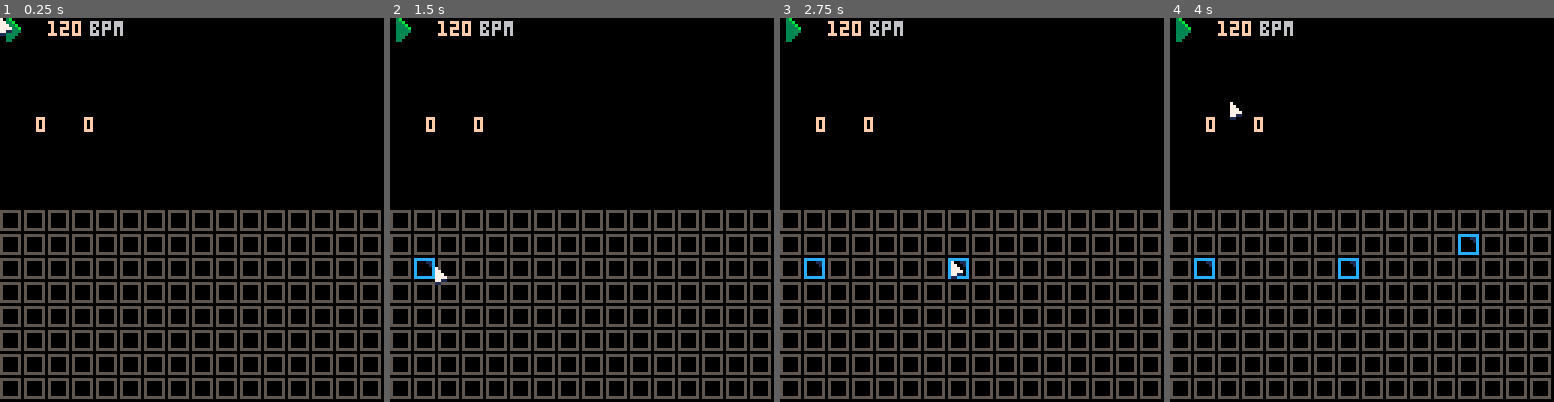
Above: before the commit, frames 1-4 (left to right).
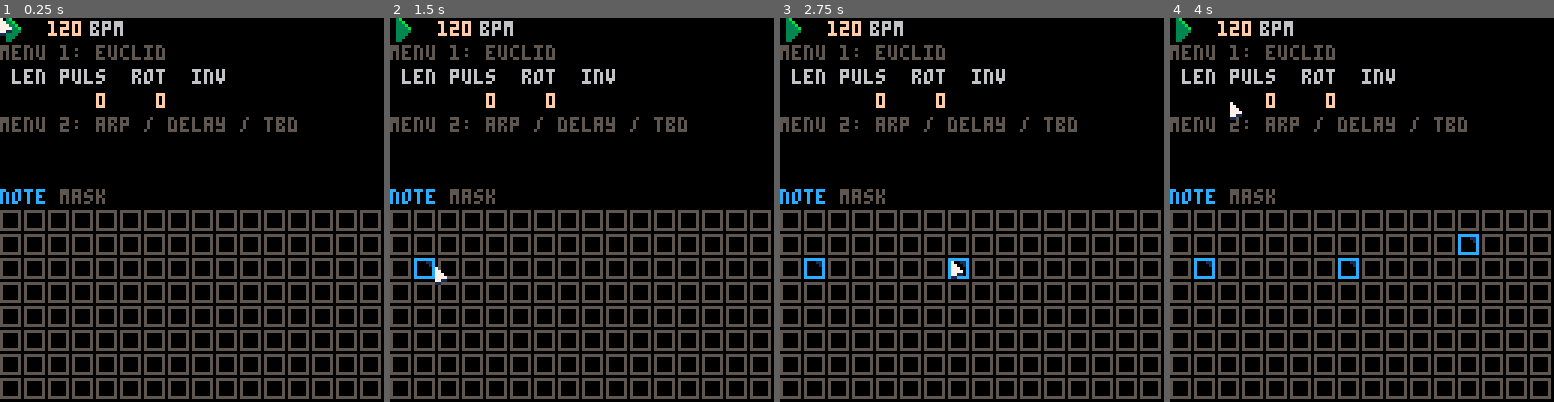
Above: after the commit, the same moments.

Repository: luchak/euclidean_arp
Game: PICO-8 cartridge demo.p8
Two runs of this game, one before a commit and one after it. Both use one fixed random seed, a clock stepped at 60 frames per second and the inputs below.
Inputs (mouse positions are in pixels of both pictures, inside the frame that each line leads up to):
- Up to frame 1 (0.25 s): no input
- Up to frame 2 (1.5 s): click (670, 121) at 0.67 s; click (436, 267) at 1.22 s
- Up to frame 3 (2.75 s): click (887, 114) at 1.77 s; click (952, 259) at 2.32 s
- Up to frame 4 (4 s): click (1404, 106) at 2.87 s; click (1465, 256) at 3.42 s; click (1231, 102) at 3.97 s

The runs differ from the first frame. In frame 1, 3.2% of the frame differs, in the area x 0-78%, y 7-49%; in frame 2, 3.2%; in frame 3, 3.2%; in frame 4, 3.2%.

Commit message:
Note masks, UI cleanup, etc.

Diff:
--- a/demo.p8
+++ b/demo.p8
@@ -16,12 +16,26 @@
  seq=seq_new(16)
  synth=synth_new()
 
+ local show_euclid_mask=false
+ local note_grid=note_grid_new()
+ local euclid_mask_grid=euclid_mask_grid_new()
+ local function set_show_euclid_mask(show)
+  show_euclid_mask=show
+  if show_euclid_mask then
+   ui_add(euclid_mask_grid)
+   ui_remove(note_grid)
+  else
+   ui_add(note_grid)
+   ui_remove(euclid_mask_grid)
+  end
+ end
+ set_show_euclid_mask(false)
+
  ui_add(toggle_new(
   0,0,2,3,
   function() return seq.playing end,
   function(x) seq:set_playing(x) end
  ))
- ui_add(note_grid_new())
 
  ui_add(num_spinner_new(
   16,0,15,3,60,200,0.2,1,
@@ -30,16 +44,33 @@
  ))
  ui_add(label_new(30,0,6,'bpm'))
 
+ ui_add(label_new(0,8,5,'menu 1: euclid'))
+ ui_add(label_new(4,16,6,'len'))
+ ui_add(label_new(20,16,6,'puls'))
+ ui_add(label_new(44,16,6,'rot'))
+ ui_add(label_new(64,16,6,'inv'))
  ui_add(num_spinner_new(
-  0,32,15,4,0,15,0.1,1,
+  20,24,15,4,0,16,0.1,1,
+  function() return seq.euclid_pulses end,
+  function(x) seq.euclid_pulses=x seq:euclid_gen() end
+ ))
+ ui_add(num_spinner_new(
+  40,24,15,4,-15,15,0.1,1,
   function() return seq.euclid_shift end,
   function(x) seq.euclid_shift=x seq:euclid_gen() end
  ))
 
- ui_add(num_spinner_new(
-  16,32,15,4,0,16,0.1,1,
-  function() return seq.euclid_pulses end,
-  function(x) seq.euclid_pulses=x seq:euclid_gen() end
+ ui_add(label_new(0,32,5,'menu 2: arp / delay / tbd'))
+
+ ui_add(text_toggle_new(
+  0,56,5,'note',12,'note',
+  function() return not show_euclid_mask end,
+  function(x) set_show_euclid_mask(not x) end
+ ))
+ ui_add(text_toggle_new(
+  20,56,5,'mask',9,'mask',
+  function() return show_euclid_mask end,
+  set_show_euclid_mask
  ))
 end
 
--- a/grid.p8.lua
+++ b/grid.p8.lua
@@ -1,4 +1,5 @@
 LONG_PRESS_FRAMES=30
+BLACK_KEYS=set({1,3,6,8,10})
 
 -- grid position is fixed
 function grid_new(get_color, press)
@@ -42,3 +43,26 @@
   end
  )
 end
+
+function euclid_mask_grid_new()
+ local function mask_to_grid(x)
+  return x%12,x\12*16+3
+ end
+
+ local function grid_to_mask(col,row)
+  return (row-3)*12+col
+ end
+
+ return grid_new(
+  function(col,row)
+    if (col>=12) return 4
+    local c=BLACK_KEYS[col] and 0 or 1
+    if (row==3) c+=5
+    if (seq.euclid_note_set[grid_to_mask(col,row)]) c=13
+    return c
+  end,
+  function(col,row,is_long)
+   if (col<12) seq:toggle_euclid_mask_note(grid_to_mask(col,row))
+  end
+ )
+end
--- a/seq.p8.lua
+++ b/seq.p8.lua
@@ -1,3 +1,15 @@
+function arp_up_new(notes)
+ notes=copy(notes)
+ sort(notes)
+
+ local i=1
+ return function()
+  local out=notes[i]
+  i=(i%#notes)+1
+  return out
+ end
+end
+
 function seq_new(length)
  local seq={
   length=length,
@@ -8,10 +20,12 @@
   step_len=700,
   step=0,
   bpm=120,
-  scale={0,1,3,5,7,8,10,12},
 
   euclid_shift=0,
-  euclid_pulses=0
+  euclid_pulses=0,
+
+  euclid_notes={0,4,7,10},
+  euclid_note_set=set({0,4,7,10})
  }
 
  for i=0,length-1 do
@@ -34,7 +48,7 @@
 
  function seq:run(length)
   if not self.playing then
-   return length,false,false,self.scale[1+self.note[self.step]]
+   return length,false,false,self.note[self.step]
   end
 
   if self.step_pos>=self.step_len then
@@ -45,7 +59,7 @@
   local trig=(self.step_pos==0) and gate
   local todo=min(self.step_len-self.step_pos,length)
   self.step_pos+=todo
-  return todo,trig,self.gate[self.step],self.scale[1+self.note[self.step]]
+  return todo,trig,self.gate[self.step],self.note[self.step]
  end
 
  function seq:euclid_gen()
@@ -54,17 +68,24 @@
   end
 
   if (self.euclid_pulses==0) return
+  if (#self.euclid_notes==0) return
 
-  log('begin')
-  local i=0
+  local arp=arp_up_new(self.euclid_notes)
   for x=0,self.length-1,self.length/self.euclid_pulses do
-   local idx=(x+.5)\1
-   log(idx)
-   idx=(idx+self.euclid_shift)%self.length
+   local idx=((x+.5)\1+self.euclid_shift)%self.length
    self.gate[idx]=true
-   self.note[idx]=i
-   i+=1
+   self.note[idx]=arp()
   end
+ end
+
+ function seq:toggle_euclid_mask_note(note)
+  if self.euclid_note_set[note] then
+   del(self.euclid_notes,note)
+  else
+   add(self.euclid_notes,note)
+  end
+  self.euclid_note_set=set(self.euclid_notes)
+  self:euclid_gen()
  end
 
  seq:set_tempo(120)
--- a/ui.p8.lua
+++ b/ui.p8.lua
@@ -57,7 +57,25 @@
 end
 
 function ui_add(widget)
- add(widgets, widget)
+ log('add?')
+ if not widget._shown then
+  log('add')
+  log(#widgets)
+  add(widgets,widget)
+  log(#widgets)
+  widget._shown=true
+ end
+end
+
+function ui_remove(widget)
+ log('rem?')
+ if widget._shown then
+  log('rem')
+  log(#widgets)
+  assert(del(widgets,widget))
+  log(#widgets)
+  widget._shown=false
+ end
 end
 
 function ui_lock_mouse()
@@ -81,6 +99,7 @@
   mouse_up=handlers.mouse_up or never,
   mouse_down=handlers.mouse_down or never,
   mouse_move=handlers.mouse_move or never,
+  _shown=false
  }
 
  function widget:hit(x,y)
@@ -103,6 +122,24 @@
  return widget_new(x,y,8,8,
   function()
    spr(get() and spr_on or spr_off,x,y)
+  end,
+  {
+   mouse_down=function()
+    set(not get())
+   end
+  }
+ )
+end
+
+function text_toggle_new(x,y,col_off,text_off,col_on,text_on,get,set)
+ local chars=max(#text_off,#text_on)
+ return widget_new(x,y,chars*4,8,
+  function()
+   if get() then
+    print(text_on,x+4*(chars-#text_on),y+1,col_on)
+   else
+    print(text_off,x+4*(chars-#text_off),y+1,col_off)
+   end
   end,
   {
    mouse_down=function()
--- a/util.p8.lua
+++ b/util.p8.lua
@@ -12,3 +12,36 @@
  end
  printh('','log')
 end
+
+function join(a,sep)
+ local out=''
+ for i=1,#a-1 do
+  out..=tostr(a[i])..sep
+ end
+ if (#a>=1) out..=a[#a]
+ return out
+end
+
+function copy(a)
+ local out={}
+ for i=1,#a do
+  out[i]=a[i]
+ end
+ return out
+end
+
+function sort(a)
+ for i=1,#a do
+  for j=i+1,#a do
+   if (a[i]>a[j]) a[i],a[j]=a[j],a[i]
+  end
+ end
+end
+
+function set(a)
+ local out={}
+ for i=1,#a do
+  out[a[i]]=true
+ end
+ return out
+end
